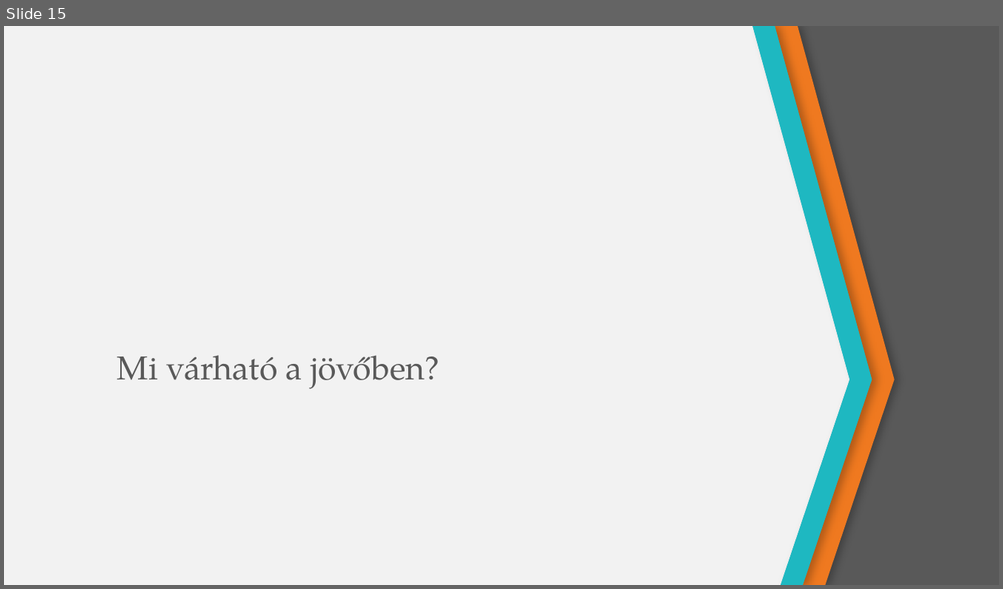
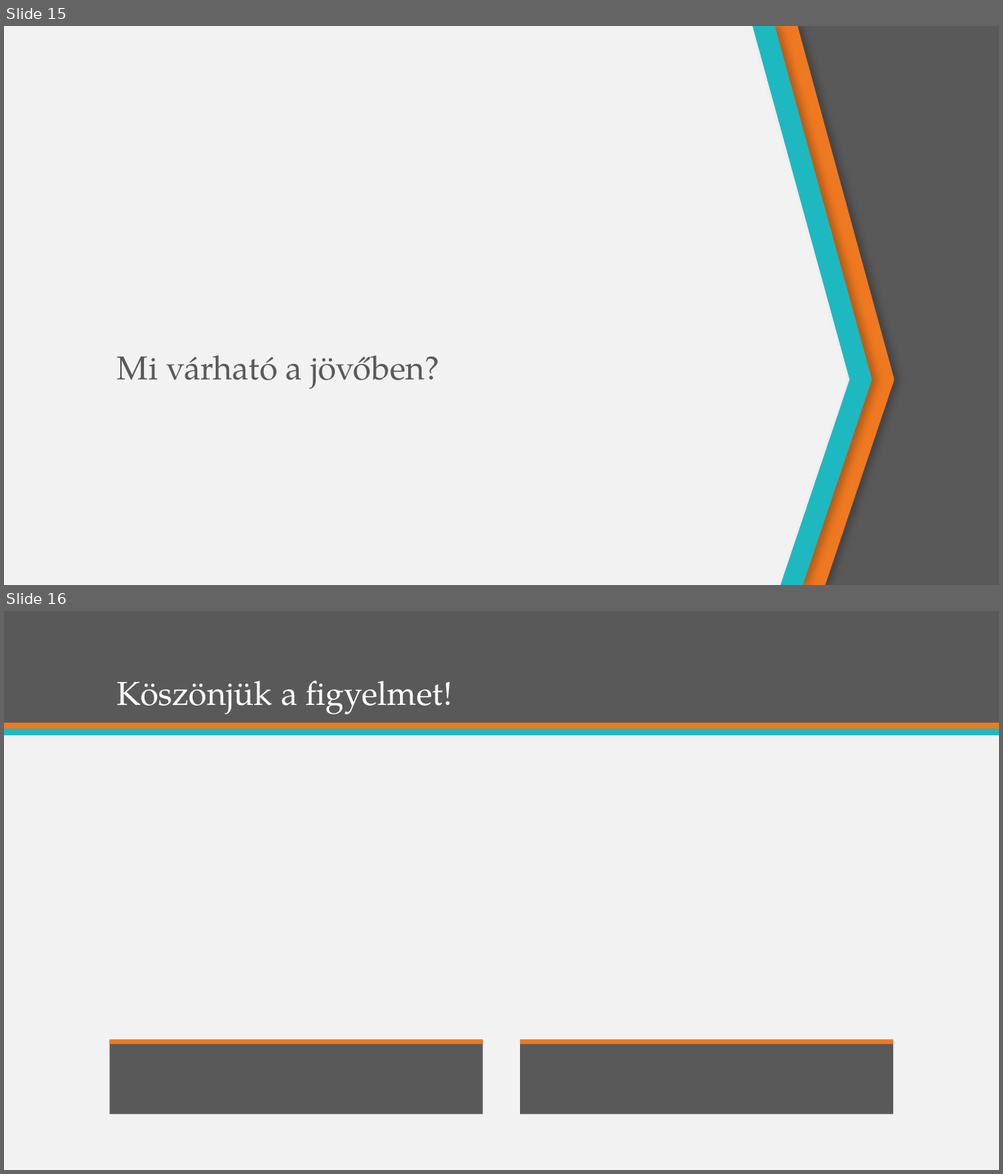
Before and after one commit to VidekiCorleone/FinalProject, a slide deck: Park1t&Go.pptx. Shown one above the other, each under a label of ours: slide 15 before the commit, slides 15 and 16 after it. The pictures are 1003x589 and 1003x1174 pixels, drawn with LibreOffice and Linux fonts; fonts in the diff are those of the drawing. Boxes give left, top, right and bottom in pixels: in the first picture for what was removed or moved away, otherwise in the second. Text is boxed around its words. In the diff, an @@ line names an element or a change of style, - is before the commit and + after.

```diff
--- a/Park1t&Go.pptx
+++ b/Park1t&Go.pptx
@@ slide 16 added at (4, 611, 999, 1170), background #F2F2F2 @@
@@ rectangle added at (4, 611, 999, 723), fill #595959 @@
@@ title added at (117, 681, 452, 715), 32 pt, text #FFFFFF @@
+Köszönjük a figyelmet!
@@ rectangle added at (4, 723, 999, 729), fill #EF7920 @@
@@ rectangle added at (4, 729, 999, 735), fill #1EB8C1 @@
@@ rectangle added at (110, 1040, 483, 1115), fill #595959 @@
@@ rectangle added at (110, 1040, 483, 1045), fill #EF7920 @@
@@ rectangle added at (521, 1040, 893, 1115), fill #595959 @@
@@ rectangle added at (521, 1040, 893, 1045), fill #EF7920 @@
```
Also in this commit, not shown: 2 slides changed, 1 other slide added, 7 slides removed.
